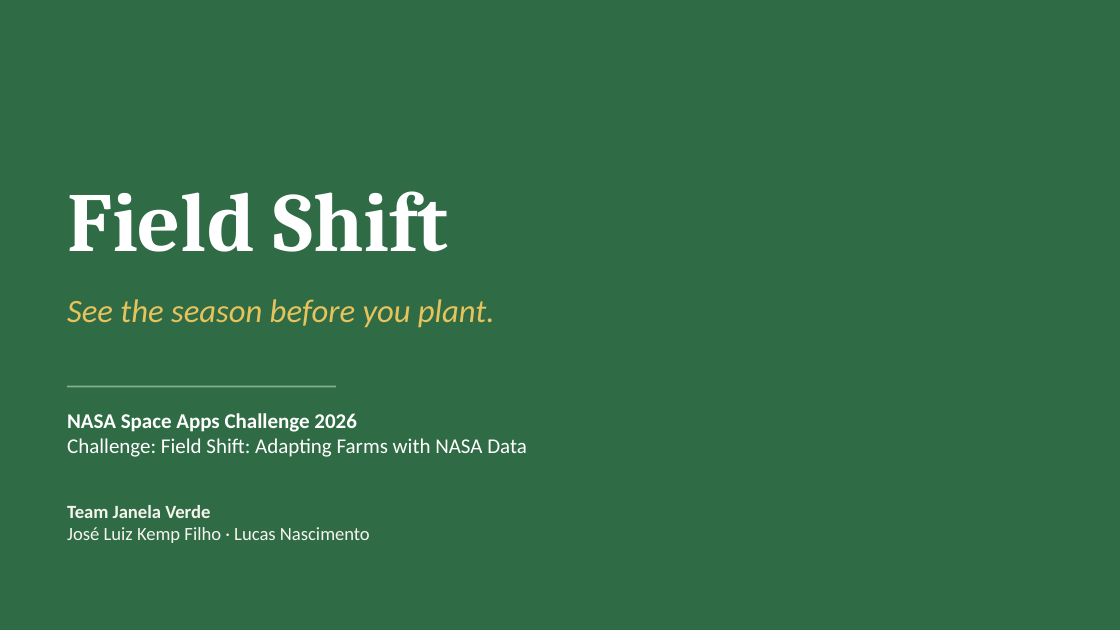
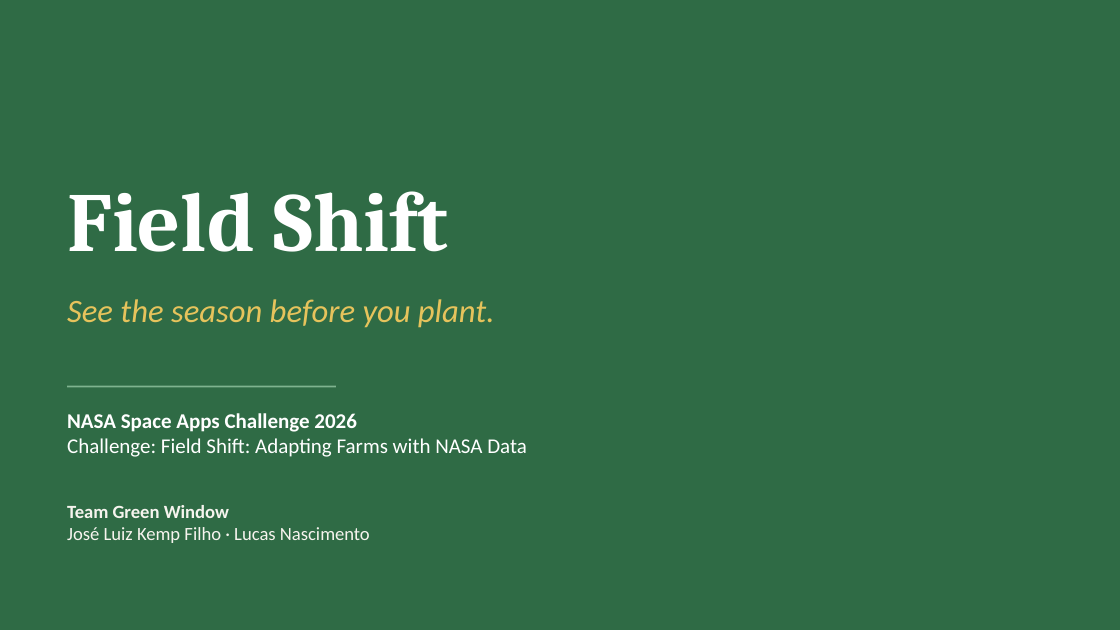
Before and after one commit to Lucasbnas435/nasa-space-apps-2026, a slide deck: slide 1 of demo/Field-Shift-demo.pptx. Drawn at 1120x630 pixels with LibreOffice and Linux fonts; fonts in the diff are those of the drawing. Boxes give left, top, right and bottom in pixels: in the first picture for what was removed or moved away, otherwise in the second. Text is boxed around its words. In the diff, an @@ line names an element or a change of style, - is before the commit and + after.

```diff
--- a/demo/Field-Shift-demo.pptx
+++ b/demo/Field-Shift-demo.pptx
@@ text at [67,505,229,518]: text changed @@
-Team Janela Verde
+Team Green Window
```
Also in this commit, not shown: 2 other files.
